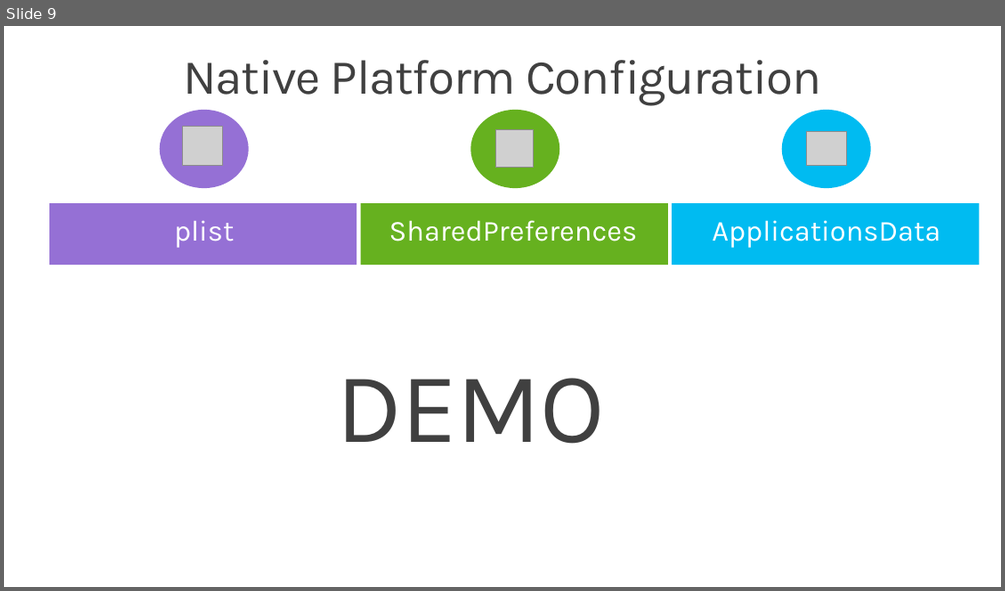
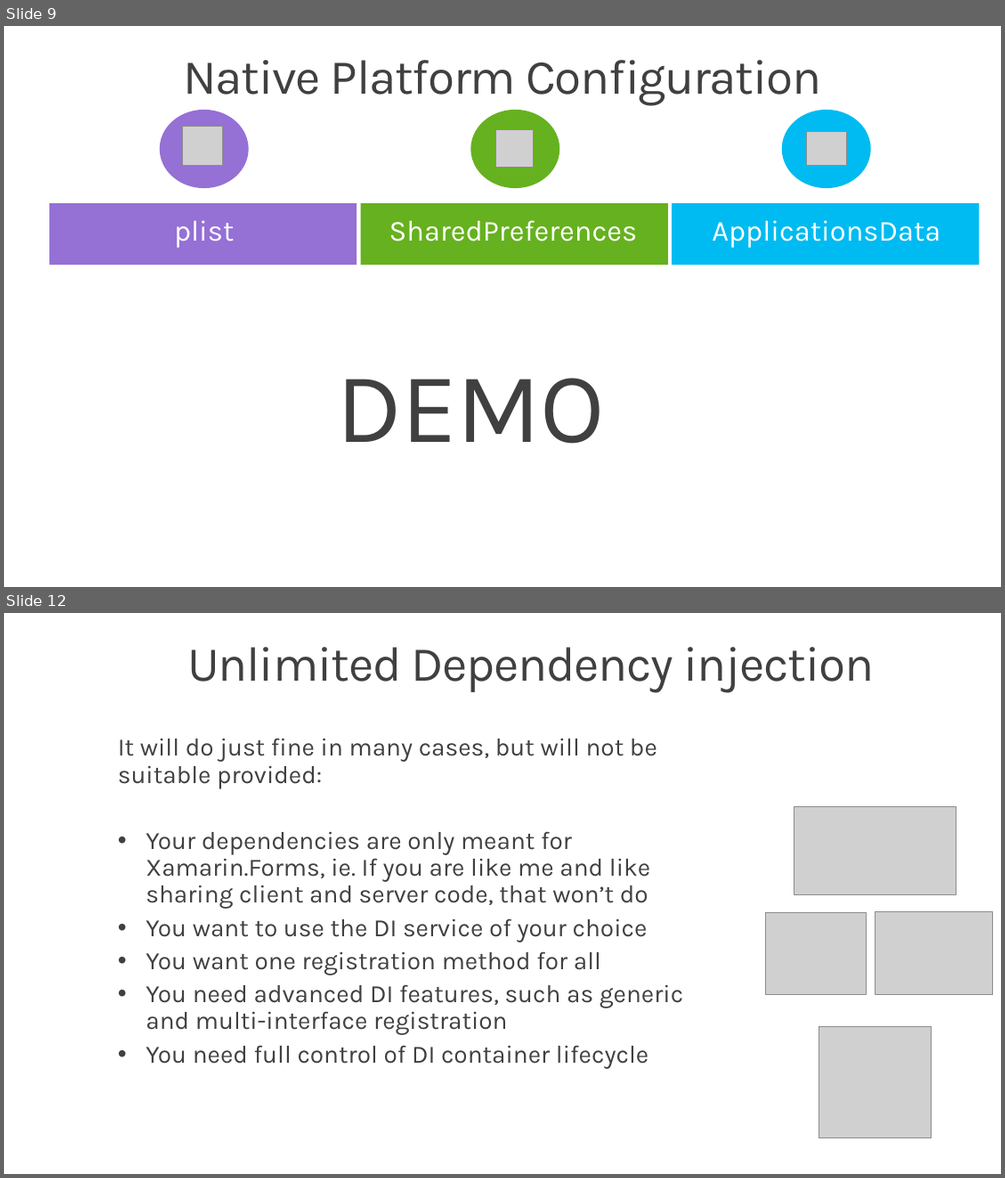
Before and after one commit to mrbrl/PCLAppConfig, a slide deck: XamarinForms_Config_Options.pptx. Shown one above the other, each under a label of ours: slide 9 before the commit, slides 9 and 12 after it; the slides between them are not shown. The pictures are 1005x591 and 1005x1178 pixels, drawn with LibreOffice and Linux fonts; fonts in the diff are those of the drawing; grey boxes stand for pictures; background and template pictures are left out. Boxes give left, top, right and bottom in pixels: in the first picture for what was removed or moved away, otherwise in the second. Text is boxed around its words. In the diff, an @@ line names an element or a change of style, - is before the commit and + after.

```diff
--- a/XamarinForms_Config_Options.pptx
+++ b/XamarinForms_Config_Options.pptx
@@ slide 12 added at (4,613,1001,1174), background picture (left out) @@
@@ title added at (187,647,874,693), 47 pt, text #404040 @@
+Unlimited Dependency injection
@@ text added at (118,738,683,1068), 24 pt, text #404040 @@
+It will do just fine in many cases, but will not be suitable provided:
+• Your dependencies are only meant for Xamarin.Forms, ie. If you are like me and like sharing client and server code, that won’t do
+• You want to use the DI service of your choice
+• You want one registration method for all
+• You need advanced DI features, such as generic and multi-interface registration
+• You need full control of DI container lifecycle
@@ picture added at (794,807,956,895) @@
@@ picture added at (766,913,866,995) @@
@@ picture added at (875,911,993,995) @@
@@ picture added at (819,1026,930,1137) @@
```
Also in this commit, not shown: 1 slide changed, 2 other slides added, 10 other files.
